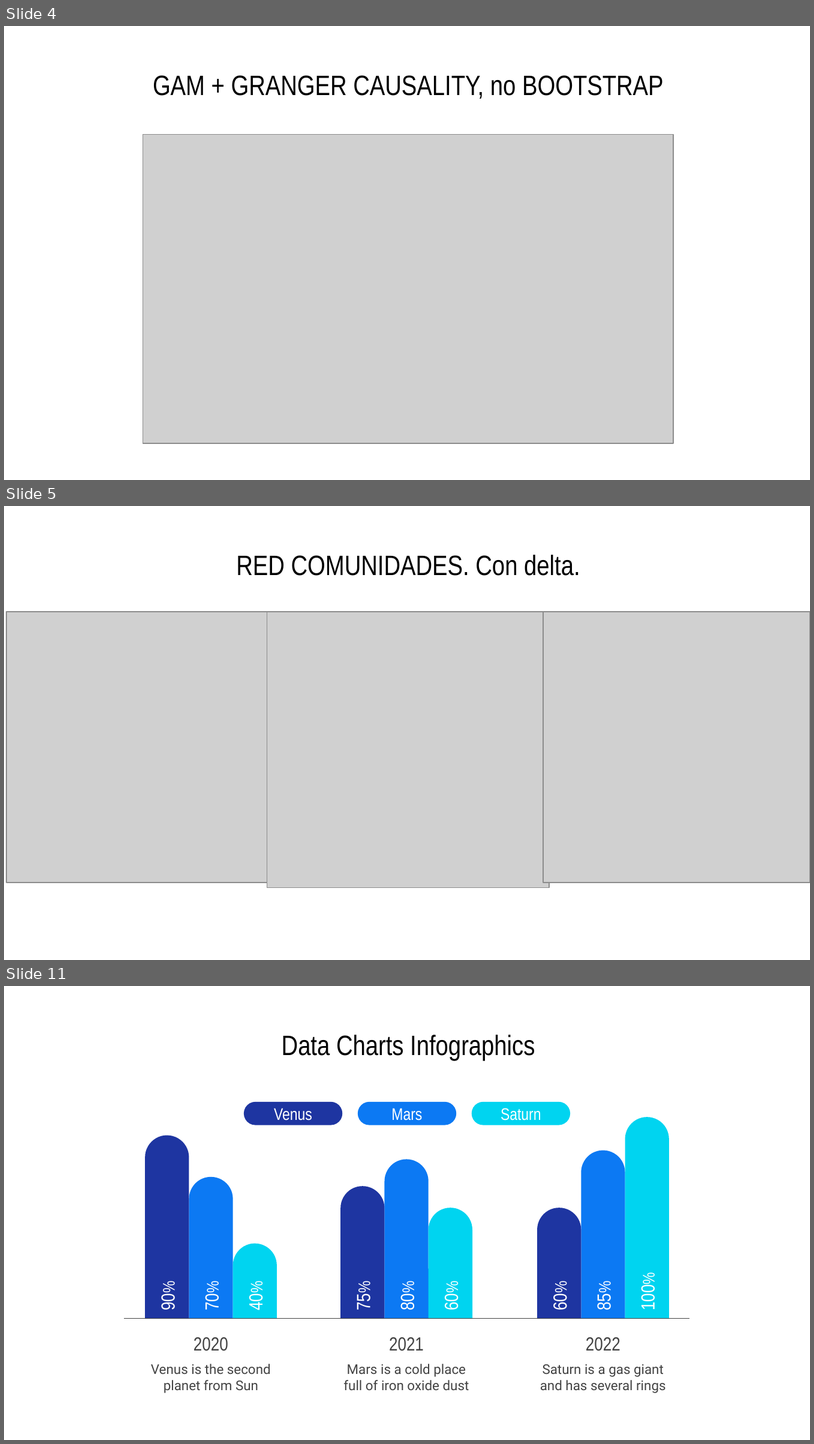
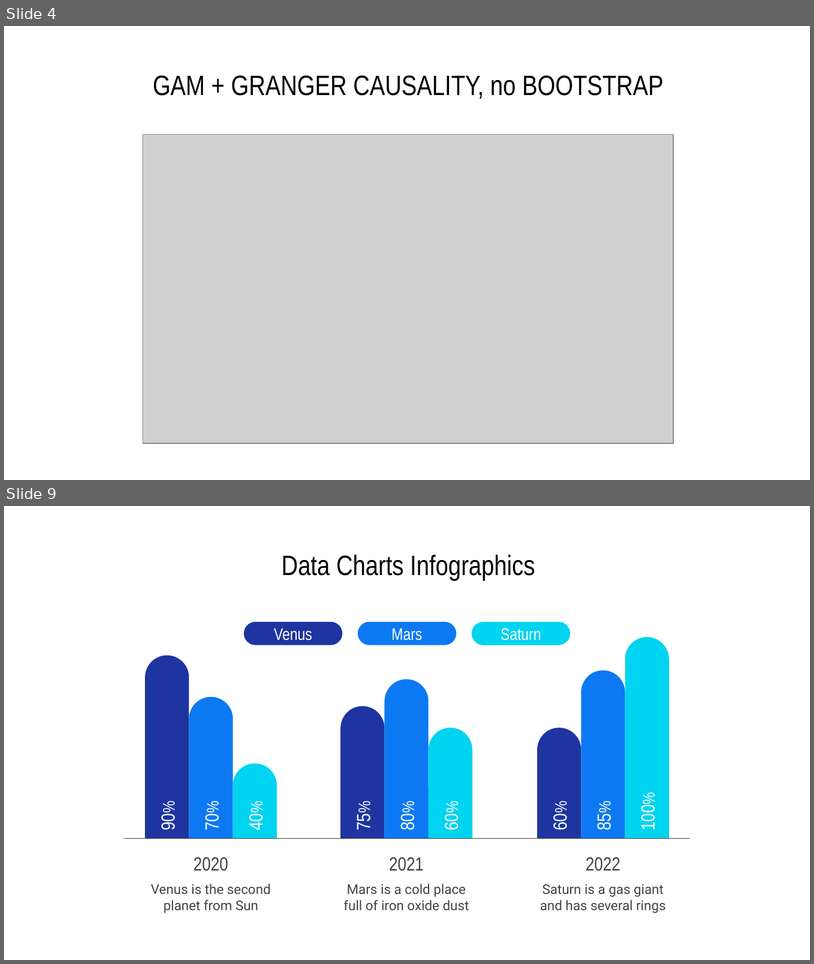
Before and after one commit to anacanoherranz/TFM, a slide deck: plots resumen resultados.pptx. Shown one above the other, each under a label of ours: slides 4, 5 and 11 before the commit, slides 4 and 9 after it; the slides between them are not shown. The pictures are 814x1444 and 814x964 pixels, drawn with LibreOffice and Linux fonts; fonts in the diff are those of the drawing; grey boxes stand for pictures. Boxes give left, top, right and bottom in pixels: in the first picture for what was removed or moved away, otherwise in the second. Text is boxed around its words. In the diff, an @@ line names an element or a change of style, - is before the commit and + after.

```diff
--- a/plots resumen resultados.pptx
+++ b/plots resumen resultados.pptx
@@ slide 5 removed at (4,506,810,960), background #FFFFFF @@
@@ title removed at (236,555,581,576) @@
-RED COMUNIDADES. Con delta.
@@ picture removed at (6,612,280,883) @@
@@ picture removed at (267,612,550,888) @@
@@ picture removed at (543,612,810,883) @@
@@ what was slide 11 is now slide 9 @@
```
Also in this commit, not shown: 4 slides added, 5 other slides removed, 18 other files.
